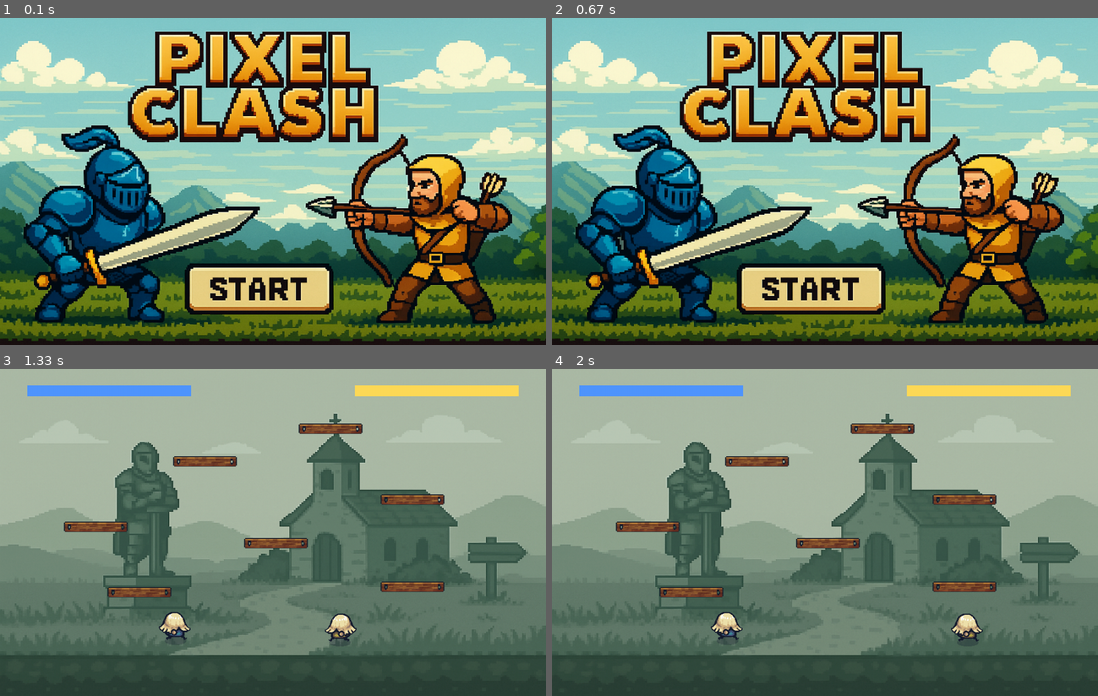
Above: before the commit, frames 1-4 (two rows, left to right).
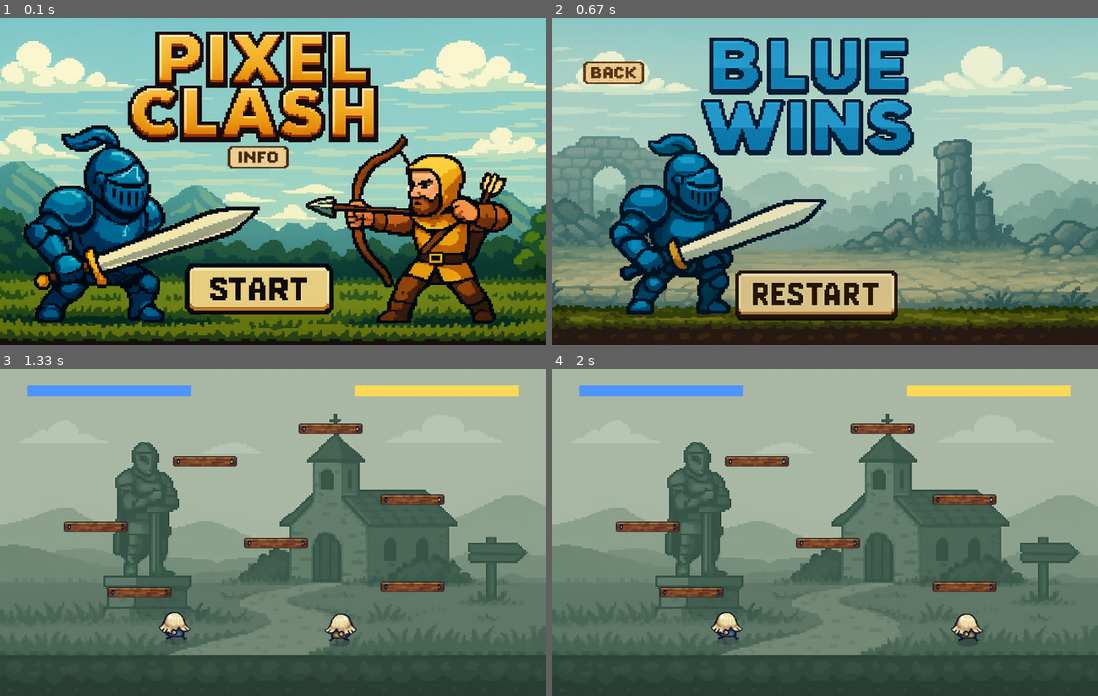
Above: after the commit, the same moments.

Repository: soishizaki/Pygame
Game: pygame game, started from lutinha.py
Same seed, same stepped clock (60 frames per second), same inputs: the game is played once before the commit and once after it.
Inputs (mouse positions are in pixels of both pictures, inside the frame that each line leads up to):
- Up to frame 1 (0.1 s): no input
- Up to frame 2 (0.67 s): click (808, 155) at 0.38 s
- Up to frame 3 (1.33 s): click (60, 424) at 0.72 s; click (251, 637) at 1.22 s
- Up to frame 4 (2 s): hold Right 1.5-1.97 s

The runs differ from the first frame. In frame 1, 0.8% of the frame differs, in the area x 41-53%, y 39-47%; in frame 2, 75%, in the area x 0-100%, y 3-99%; in frame 3, nothing differs; in frame 4, nothing differs.

Commit message:
botão de info e back funcionando (só falta colocar a img de fundo certa :)

Diff:
--- a/lutinha.py
+++ b/lutinha.py
@@ -60,13 +60,13 @@
 botao_start = pygame.Rect(340, 450, 250, 90)
 
 # Botões e tela info
-botao_info = pygame.Rect(340, 450, 125, 45)
+botao_info = pygame.Rect(410, 205, 125, 100)
 botao_info_img = pygame.image.load("imagens/botao_info.png")
-botao_info_img = pygame.transform.scale(botao_info_img, (125, 45))
-
-botao_back = pygame.Rect(50, 50, 125, 45)
+botao_info_img = pygame.transform.scale(botao_info_img, (125, 100))
+
+botao_back = pygame.Rect(50, 50, 125, 100)
 botao_back_img = pygame.image.load("imagens/botao_back.png")
-botao_back_img = pygame.transform.scale(botao_back_img, (125, 45))
+botao_back_img = pygame.transform.scale(botao_back_img, (125, 100))
 
 tela_info = pygame.image.load("imagens/fundo_final_azul.png").convert() #mudar depois pra tela inicial
 tela_info = pygame.transform.scale(tela_info, (largura, altura))
@@ -222,18 +222,41 @@
 def mostrar_tela_inicial():
     while True:
         tela.blit(fundo_inicial, (0, 0))  # Desenha a imagem na tela
+        tela.blit(botao_info_img, botao_info.topleft) # Desenha botão de start
 
         for evento in pygame.event.get():
             if evento.type == pygame.QUIT:
                 pygame.quit()
                 exit()
             if evento.type == pygame.MOUSEBUTTONDOWN:
+                if botao_info.collidepoint(evento.pos):
+                    som_botao.play()
+                    mostrar_tela_info()
                 if botao_start.collidepoint(evento.pos):
                     som_botao.play()
                     return  # Sai da tela inicial
 
         pygame.display.flip()
         clock.tick(60)
+
+def mostrar_tela_info():
+    while True:
+        tela.blit(tela_info, (0, 0))  # Desenha a imagem na tela
+        tela.blit(botao_back_img, botao_back.topleft) # Desenha botão back
+
+        for evento in pygame.event.get():
+            if evento.type == pygame.QUIT:
+                pygame.quit()
+                exit()
+            if evento.type == pygame.MOUSEBUTTONDOWN:
+                if botao_back.collidepoint(evento.pos):
+                    som_botao.play()
+                    return
+
+        pygame.display.flip()
+        clock.tick(60)
+
+
 
 # Função para mostrar tela de vitória (IMPORTANTE: MUDAR A IMAGEM DO FUNDO VITÓRIA)
 def mostrar_tela_vitoria(vencedor):
